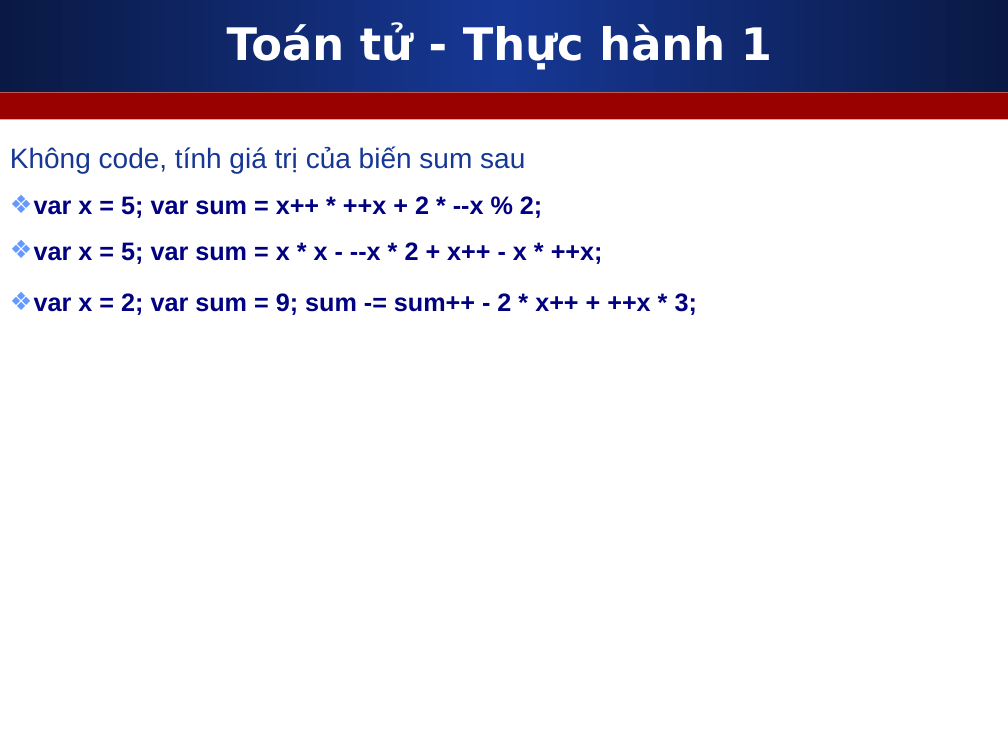
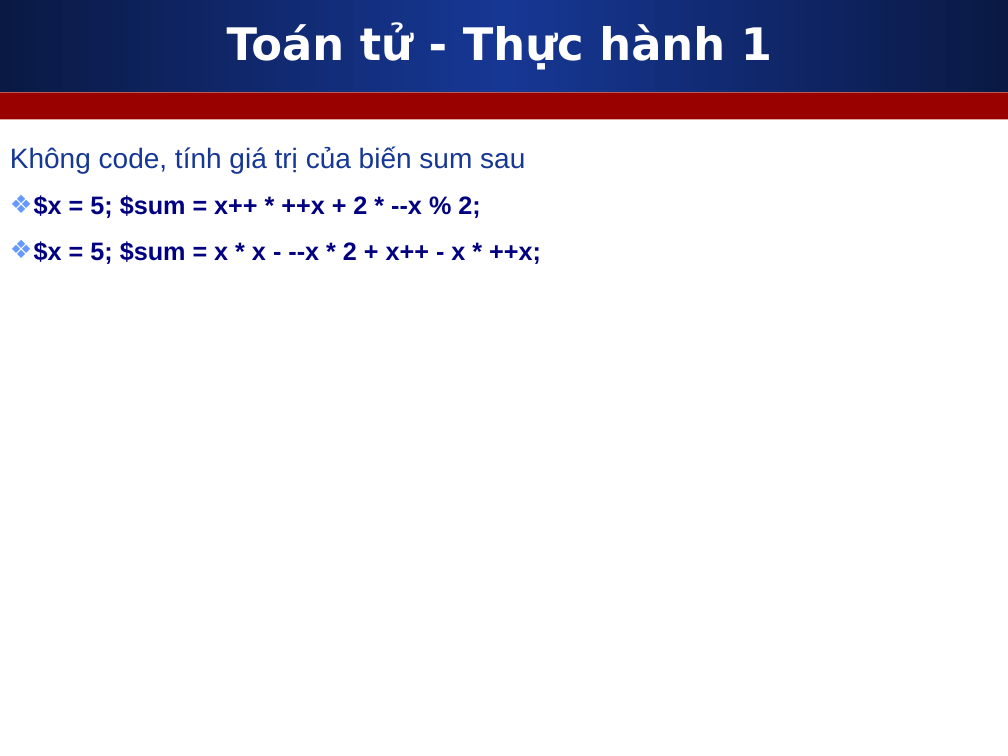
Before and after one commit to nguyenvietmanhit/PHP0320E, a slide deck: slide 8 of Day15_PHP_Operator_Condition_Loop/Slides/1_PHP_Basic_Operator_Condition_Loop.ppt. Drawn at 1008x756 pixels with LibreOffice and Linux fonts; fonts in the diff are those of the drawing. Boxes give left, top, right and bottom in pixels: in the first picture for what was removed or moved away, otherwise in the second. Text is boxed around its words. In the diff, an @@ line names an element or a change of style, - is before the commit and + after.

```diff
--- a/Day15_PHP_Operator_Condition_Loop/Slides/1_PHP_Basic_Operator_Condition_Loop.ppt
+++ b/Day15_PHP_Operator_Condition_Loop/Slides/1_PHP_Basic_Operator_Condition_Loop.ppt
@@ text at bbox=[34, 195, 541, 264]: text changed @@
-❖ var x = 5; var sum = x++ * ++x + 2 * --x % 2;
-❖ var x = 5; var sum = x * x - --x * 2 + x++ - x * ++x;
-❖ var x = 2; var sum = 9; sum -= sum++ - 2 * x++ + ++x * 3;
+❖ $x = 5; $sum = x++ * ++x + 2 * --x % 2;
+❖ $x = 5; $sum = x * x - --x * 2 + x++ - x * ++x;
```
Also in this commit, not shown: 2 other files.
